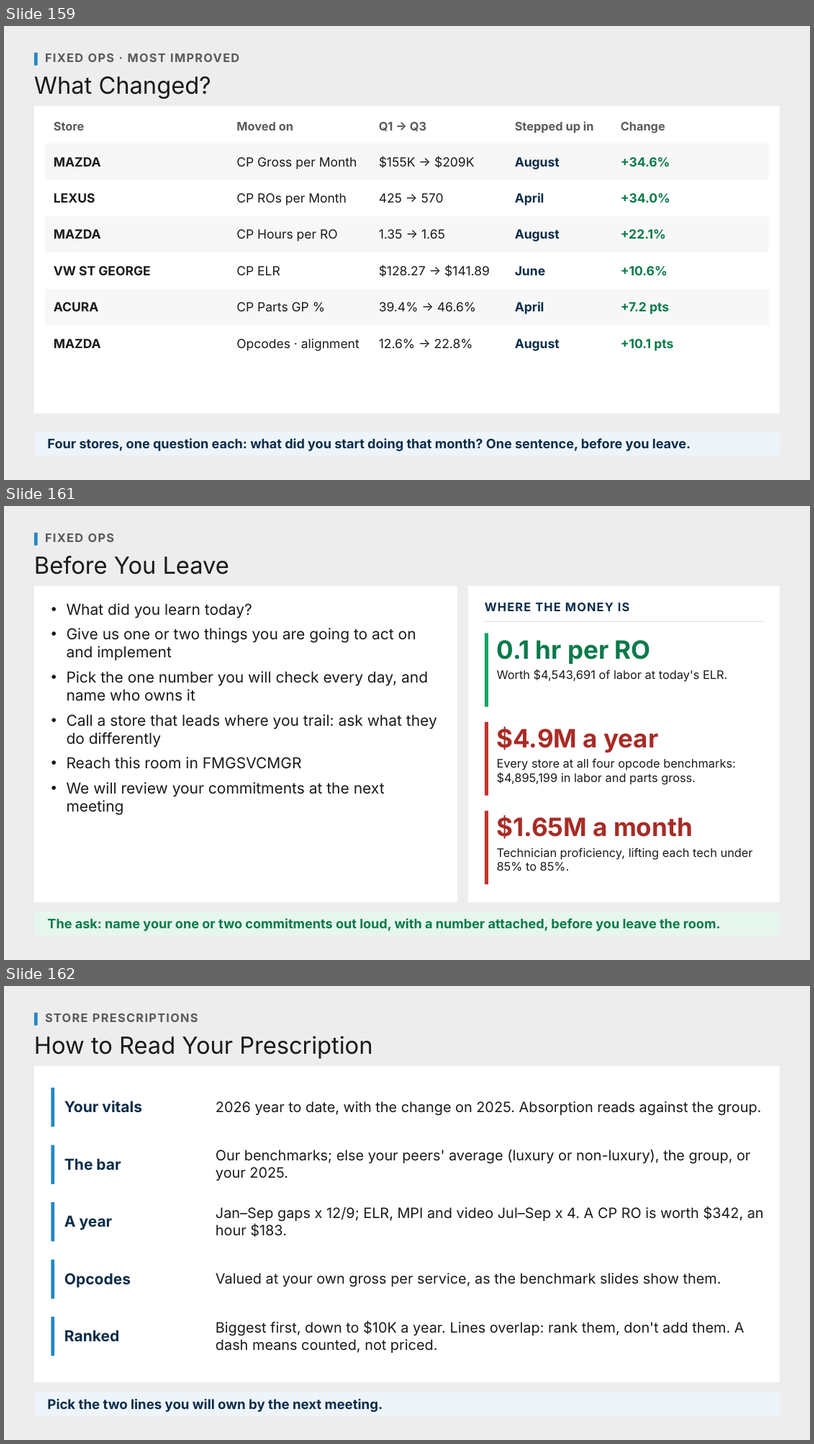
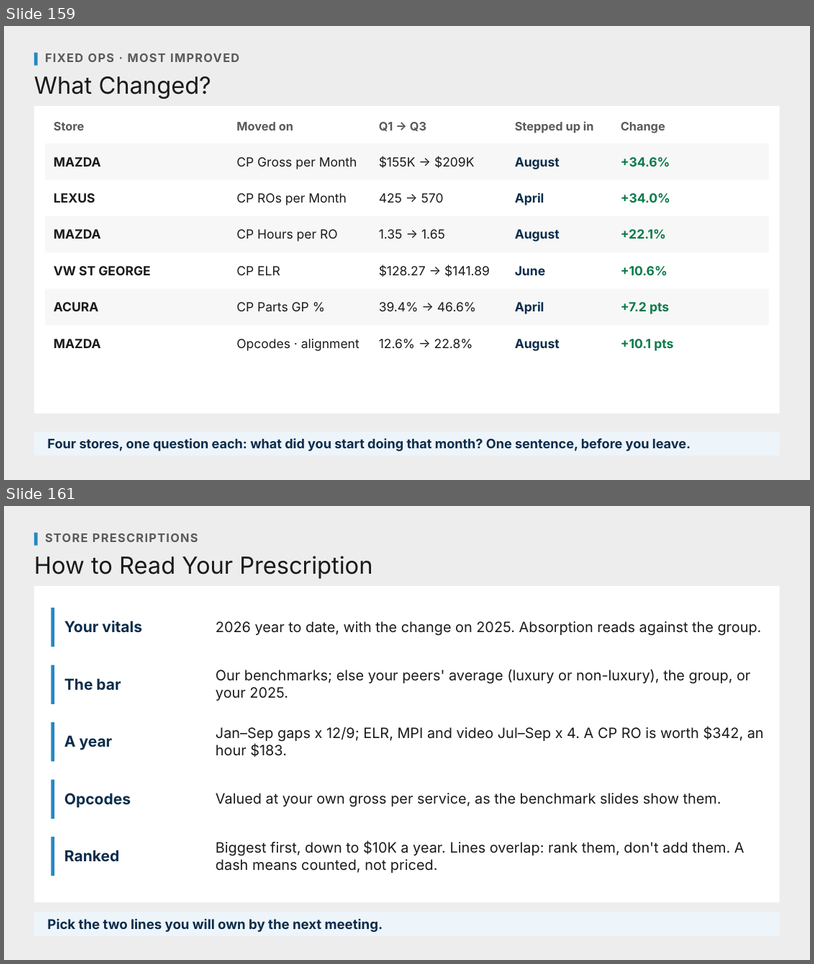
Before and after one commit to Ndresner/Noah, a slide deck: day2-deck/decks/Fixed Ops - Day 2 Example Test Deck.pptx. Shown one above the other, each under a label of ours: slides 159, 161 and 162 before the commit, slides 159 and 161 after it; the slides between them are not shown. The pictures are 814x1444 and 814x964 pixels, drawn with LibreOffice and Linux fonts; fonts in the diff are those of the drawing. Boxes give left, top, right and bottom in pixels: in the first picture for what was removed or moved away, otherwise in the second. Text is boxed around its words. In the diff, an @@ line names an element or a change of style, - is before the commit and + after.

```diff
--- a/day2-deck/decks/Fixed Ops - Day 2 Example Test Deck.pptx
+++ b/day2-deck/decks/Fixed Ops - Day 2 Example Test Deck.pptx
@@ slide 161 removed at box(4, 506, 810, 960), background #EDEDED @@
@@ rectangle removed at box(34, 533, 38, 546) @@
@@ text removed at box(45, 533, 114, 542) @@
-FIXED OPS
@@ text removed at box(34, 556, 229, 574) @@
-Before You Leave
@@ rectangle removed at box(34, 586, 458, 902) @@
@@ rectangle removed at box(468, 586, 780, 902) @@
@@ text removed at box(67, 603, 437, 815) @@
-• What did you learn today?
-• Give us one or two things you are going to act on and implement
-• Pick the one number you will check every day, and name who owns it
-• Call a store that leads where you trail: ask what they do differently
-• Reach this room in FMGSVCMGR
-• We will review your commitments at the next meeting
@@ text removed at box(485, 602, 630, 611) @@
-WHERE THE MONEY IS
@@ rectangle removed at box(485, 621, 764, 621) @@
@@ rectangle removed at box(485, 633, 489, 707) @@
@@ text removed at box(497, 640, 651, 664) @@
-0.1 hr per RO
@@ text removed at box(497, 669, 728, 682) @@
-Worth $4,543,691 of labor at today's ELR.
@@ rectangle removed at box(485, 722, 489, 795) @@
@@ text removed at box(497, 726, 658, 753) @@
-$4.9M a year
@@ text removed at box(497, 758, 736, 785) @@
-Every store at all four opcode benchmarks: $4,895,199 in labor and parts gross.
@@ rectangle removed at box(485, 811, 489, 884) @@
@@ text removed at box(497, 815, 693, 839) @@
-$1.65M a month
@@ text removed at box(497, 847, 754, 870) @@
-Technician proficiency, lifting each tech under 85% to 85%.
@@ rectangle removed at box(34, 911, 780, 936) @@
@@ text removed at box(47, 918, 721, 931) @@
-The ask: name your one or two commitments out loud, with a number attached, before you leave the room.
@@ what was slide 162 is now slide 161 @@
```
Also in this commit, not shown: 1 slide changed, 1 slide added, 9 other files.
